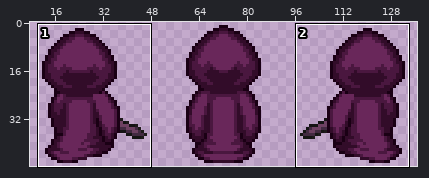
Sprite sheet, stored at ManagedDxlGame2023f/ManagedDxlGame/graphics/Npc/enemy_1_up.png. Above: a wide view before the commit, with the close-up outlined.
Close-up. As it was:
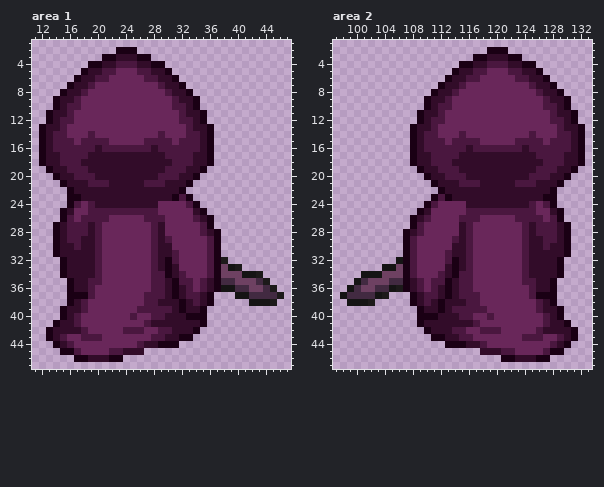
The file is 144x48 pixels. Pixels under 10% opacity are left out. Colours within 5 levels of each other are drawn and written as one. Shown: area 1: x 11..47, y 1..47; area 2: x 97..133, y 1..47. The wide view leaves out empty margins. The commit also changed other parts of the picture, which this record leaves out.
Now the later version:
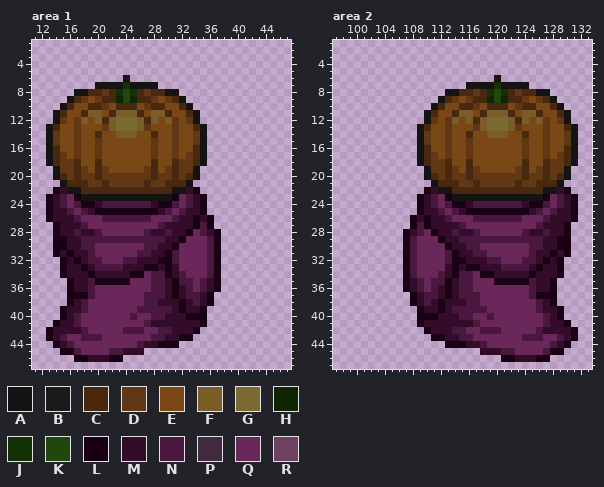
Palette (. is transparent): A #151414  B #1c1919fd  C #48280f  D #613813  E #7a4816  F #795c27  G #796b32  H #0f2504  J #133105  K #21470f  L #1a0014  M #320c29  N #4a173f  P #422a41  Q #69275a  R #6e4162
From old to new:
Changed rows in their new state; - is an unchanged pixel.
Area 1:
first column x 12:
 2 -----------...---------------------
 3 ---------.......-------------------
 4 -------...........-----------------
 5 ------.............----------------
 6 -----.......A.......---------------
 7 ----....AAAAJAAAA....--------------
 8 ---..AACCDCJKJCDCCAA..-------------
 9 --..ACDEDCCHKHCCDEDCA..------------
10 --.ACEECCDECCCEDCCEECA.------------
11 -.ACEECFFECFFFCEFFCEECA.-----------
12 -.ADEDFEFCFGGGFCFEFDEDA.-----------
13 .ACEEDEEEDFGGGFDEEEDEECA.----------
14 .ADEEDEECEEFFFEECEEDEEDA.----------
15 .ADEEDEEDEEEEEEEDEEDEEDA.----------
16 .ACEEDEEDEEEEEEEDEEDEECA.----------
17 .ACDEDEEDEEEEEEEDEEDEDCA.----------
18 .ACDDCEECEEEEEEECEECDDCA.----------
19 -.ADDCDECDEEEEEDCEDCDDA.-----------
20 --ACDCDDCDDDDDDDCDDCDCA------------
21 ---ACCCDDCDDDDDCDDCCCA-------------
22 --LMAACCCCCCCCCCCCCAAML------------
23 -LMNQ-AAAAAAAAAAAAA-QNML-----------
24 -LMNQ-LL-NNNNNNN-LLN--ML-----------
25 -LMMN-NMLLLLLLLLLMN-NM-------------
26 -LMMMNQQQ-NNNNN-QQ-NMML------------
27 ----MM-QQ-------QNMMMML------------
28 ----M-M--------NM-NMML-------------
29 ---LMMNN-NNNNNNN-NMML--------------
30 ---L-MNNQ------N---L---------------
31 ----L--NQ-----NNM-L----------------
32 -----L-N----NNMMML--------.--------
33 ------L--NNNMMMLL---------...------
34 -------LMMMMMLL-----------......---
35 --------LLLLL-------------.......--
36 --------------------------........-
37 ----------------------------.......
38 ------------------------------....-
Area 2:
first column x 98:
 2 ---------------------...-----------
 3 -------------------.......---------
 4 -----------------...........-------
 5 ----------------.............------
 6 ---------------.......A.......-----
 7 --------------....AAAAJAAAA....----
 8 -------------..AACCDCJKJCDCCAA..---
 9 ------------..ACDEDCCHKHCCDEDCA..--
10 ------------.ACEECCDECCCEDCCEECA.--
11 -----------.ACEECFFECFFFCEFFCEECA.-
12 -----------.ADEDFEFCFGGGFCFEFDEDA.-
13 ----------.ACEEDEEEDFGGGFDEEEDEECA.
14 ----------.ADEEDEECEEFFFEECEEDEEDA.
15 ----------.ADEEDEEDEEEEEEEDEEDEEDA.
16 ----------.ACEEDEEDEEEEEEEDEEDEECA.
17 ----------.ACDEDEEDEEEEEEEDEEDEDCA.
18 ----------.ACDDCEECEEEEEEECEECDDCA.
19 -----------.ADDCDECDEEEEEDCEDCDDA.-
20 ------------ACDCDDCDDDDDDDCDDCDCA--
21 -------------ACCCDDCDDDDDCDDCCCA---
22 ------------LMAACCCCCCCCCCCCCAAML--
23 -----------LMNQ-AAAAAAAAAAAAA-QNML-
24 -----------LM--NLL-NNNNNNN-LL-QNML-
25 -------------MN-NMLLLLLLLLLMN-NMML-
26 ------------LMMN-QQ-NNNNN-QQQNMMML-
27 ------------LMMMMNQ-------QQ-MM----
28 -------------LMMN-MN--------M-M----
29 --------------LMMN-NNNNNNN-NNMML---
30 ---------------L---N------QNNM-L---
31 ----------------L-MNN-----QN--L----
32 --------.--------LMMMNN----N-L-----
33 ------...---------LLMMMNNN--L------
34 ---......-----------LLMMMMML-------
35 --.......-------------LLLLL--------
36 -........--------------------------
37 .......----------------------------
38 -....------------------------------
